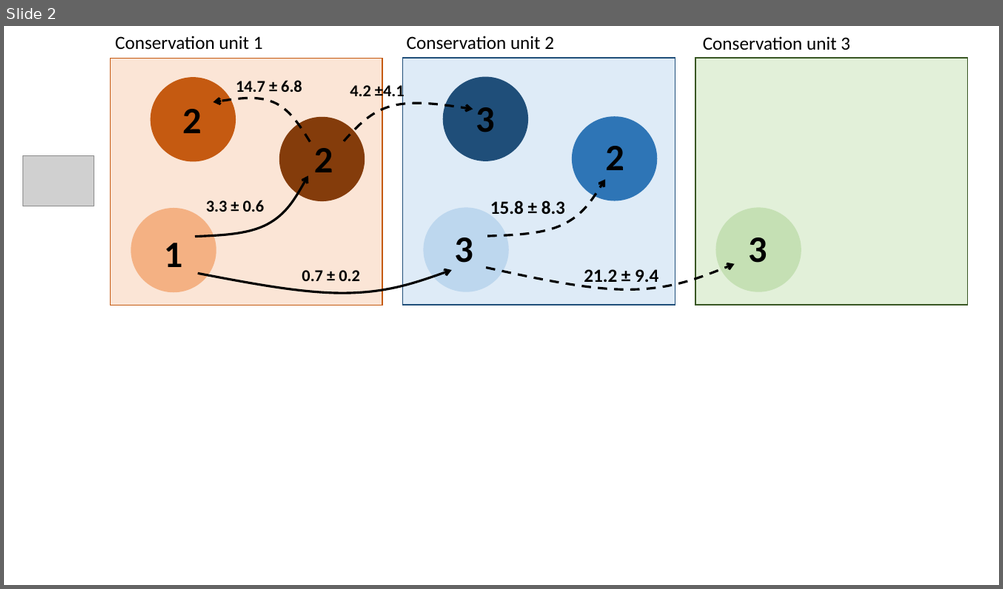
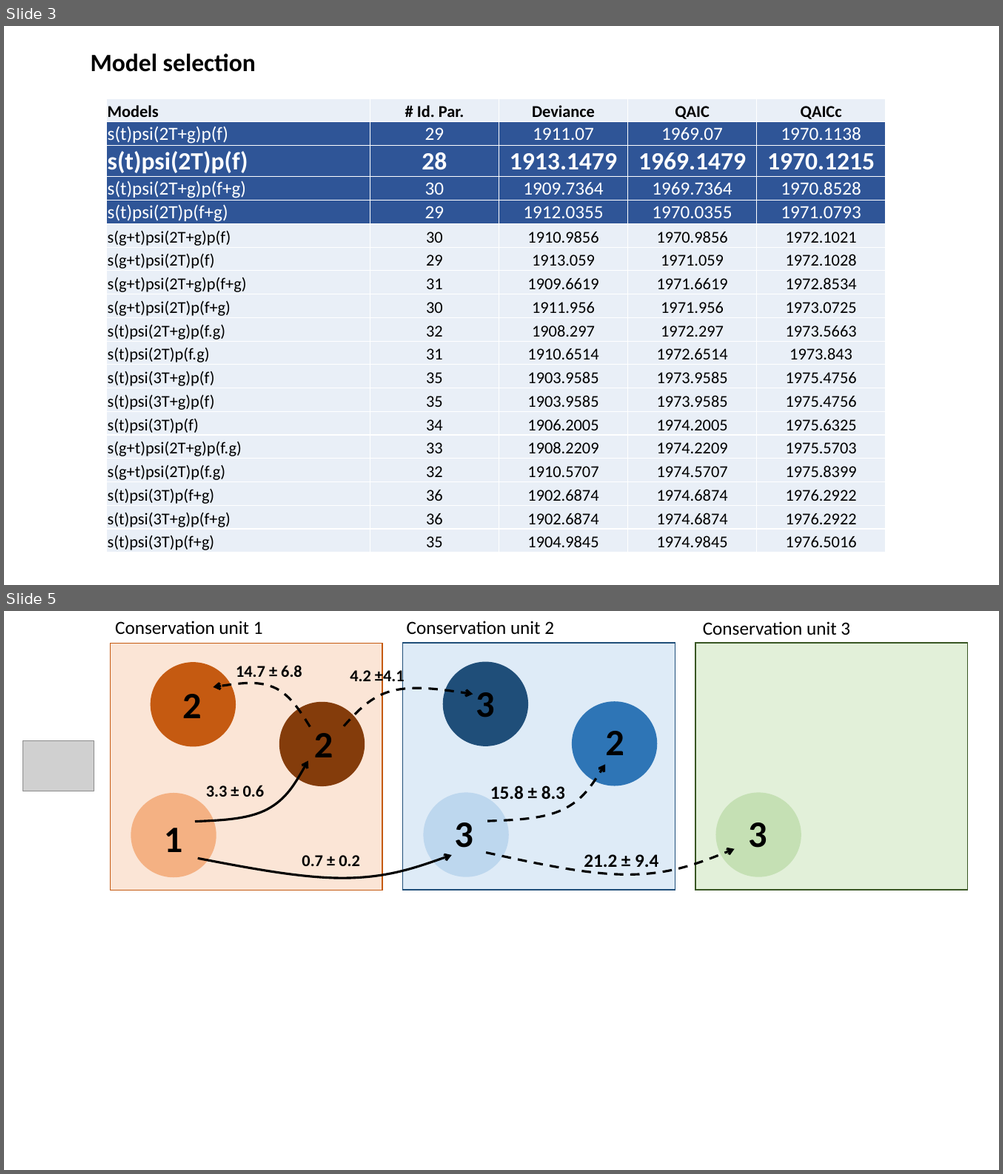
Before and after one commit to auponchon/GoldenLionTamarins, a slide deck: outputs/Figure_dispersal_probas.pptx. Shown one above the other, each under a label of ours: slide 2 before the commit, slides 3 and 5 after it; the slides between them are not shown. The pictures are 1003x589 and 1003x1174 pixels, drawn with LibreOffice and Linux fonts; fonts in the diff are those of the drawing; grey boxes stand for pictures. Boxes give left, top, right and bottom in pixels: in the first picture for what was removed or moved away, otherwise in the second. Text is boxed around its words. In the diff, an @@ line names an element or a change of style, - is before the commit and + after.

```diff
--- a/outputs/Figure_dispersal_probas.pptx
+++ b/outputs/Figure_dispersal_probas.pptx
@@ slide 3 added at bbox=[4, 26, 999, 585], background #FFFFFF @@
@@ text added at bbox=[91, 53, 256, 72], 24 pt, text #000000, bold @@
+Model selection
@@ table added at bbox=[107, 99, 887, 554], 19 rows, 5 columns @@
+Models | # Id. Par. | Deviance | QAIC | QAICc
+s(t)psi(2T+g)p(f) | 29 | 1911.07 | 1969.07 | 1970.1138
+s(t)psi(2T)p(f) | 28 | 1913.1479 | 1969.1479 | 1970.1215
+s(t)psi(2T+g)p(f+g) | 30 | 1909.7364 | 1969.7364 | 1970.8528
+s(t)psi(2T)p(f+g) | 29 | 1912.0355 | 1970.0355 | 1971.0793
+s(g+t)psi(2T+g)p(f) | 30 | 1910.9856 | 1970.9856 | 1972.1021
+s(g+t)psi(2T)p(f) | 29 | 1913.059 | 1971.059 | 1972.1028
+s(g+t)psi(2T+g)p(f+g) | 31 | 1909.6619 | 1971.6619 | 1972.8534
+s(g+t)psi(2T)p(f+g) | 30 | 1911.956 | 1971.956 | 1973.0725
+s(t)psi(2T+g)p(f.g) | 32 | 1908.297 | 1972.297 | 1973.5663
+s(t)psi(2T)p(f.g) | 31 | 1910.6514 | 1972.6514 | 1973.843
+s(t)psi(3T+g)p(f) | 35 | 1903.9585 | 1973.9585 | 1975.4756
+s(t)psi(3T+g)p(f) | 35 | 1903.9585 | 1973.9585 | 1975.4756
+s(t)psi(3T)p(f) | 34 | 1906.2005 | 1974.2005 | 1975.6325
+s(g+t)psi(2T+g)p(f.g) | 33 | 1908.2209 | 1974.2209 | 1975.5703
+s(g+t)psi(2T)p(f.g) | 32 | 1910.5707 | 1974.5707 | 1975.8399
+s(t)psi(3T)p(f+g) | 36 | 1902.6874 | 1974.6874 | 1976.2922
+s(t)psi(3T+g)p(f+g) | 36 | 1902.6874 | 1974.6874 | 1976.2922
+s(t)psi(3T)p(f+g) | 35 | 1904.9845 | 1974.9845 | 1976.5016
@@ what was slide 2 is now slide 5 @@
```
Also in this commit, not shown: 1 slide changed, 5 other slides added, 5 other files.
